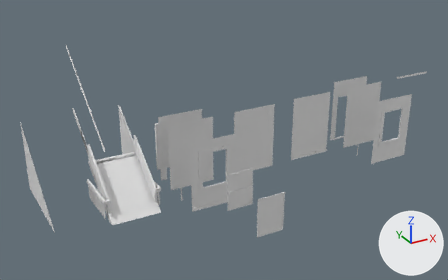
An edit to the Blender file resources/meshes/static/craftsmanWalls.blend, drawn before and after from the same camera.
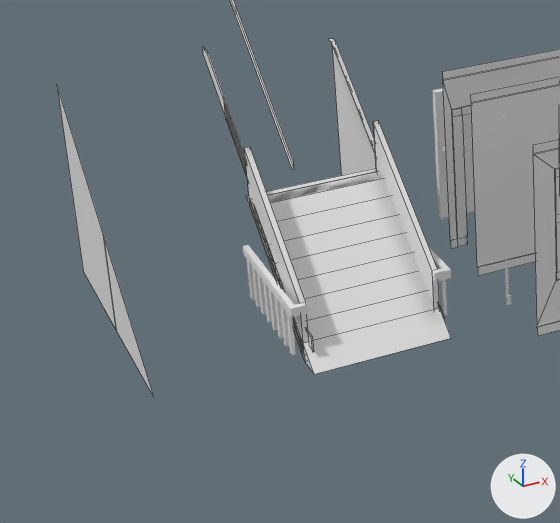
Each version is shown whole from a 50 mm lens placed at (-10.02, -24.03, 12.22), pointed at (1.17, -3.68, 2.05), then close up on the part from 0% to 45% of the width and 33% to 99% of the height. Every picture has the same lights, and +X, +Y and +Z are marked at lower right. The close-ups show mesh edges as thin lines.

Objects in the first close-up: 'craftsmanDoor', 'craftsmanDoorway', 'craftsmanFloorRailingLeft', 'craftsmanStairCrownTrimLeftBottom', 'craftsmanStairWallCornerNoTrim', 'craftsmanStairWallSide', 'craftsmanStairWallSideNoTrim', 'craftsmanStairsRailingLeft', 'craftsmanStairsRailingRight', 'craftsmanWall', 'craftsmanWindowframe', 'stairsCollision'.
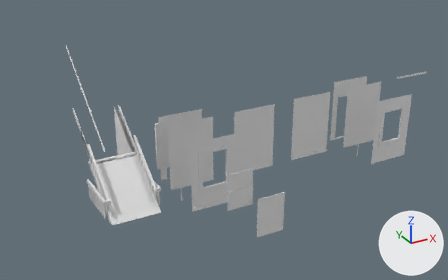
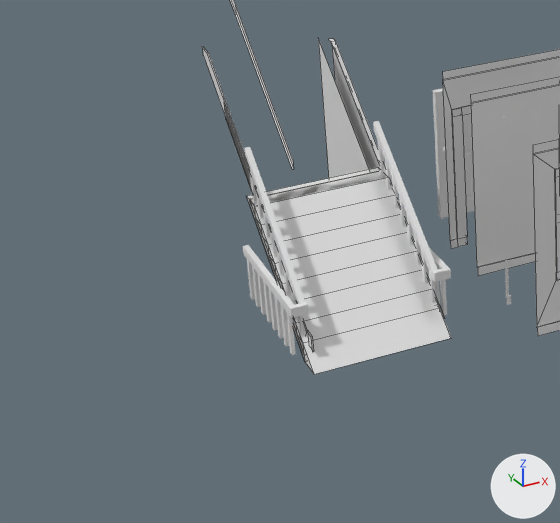
Where the newer file only moved an object's origin or applied its transform, the numbers keep the older frame.

Pixel boxes (x1, y1, x2, y2) of what changed, in the close-ups (560 x 523 px):
'stairsCollision', reshaped (19% shorter)
    before: (244, 121, 451, 374)
    after: (247, 168, 451, 374)
'craftsmanStairWallSideNoTrim', moved, rescaled
    before: (57, 86, 116, 328)
    after: (318, 39, 370, 178)
'craftsmanStairWallCornerNoTrim', moved, rescaled (not visible afterwards)
    before: (104, 238, 154, 396)
part 1 of me_stairscollision, deleted
    before: (244, 147, 308, 349)
part 2 of me_stairscollision, deleted
    before: (373, 121, 440, 309)
'craftsmanStairsRailingRight', unchanged, uncovered by the edit
    before: (373, 121, 438, 271)
    after: (373, 121, 438, 303)

The edits, one by one:
me_stairscollision has 26 vertices, 16 faces and spans x -1.0..1.0, y -1.38..1.13, z -0.1..2.3.
me_stairscollision is used by ob_stairscollision; location (-3.0, -3.0, 0.0).
me_stairscollision part 1: the loose piece of 9 vertices spanning x -1.0..-0.92, y -1.0..1.0, z 0.09..2.3 is deleted.
me_stairscollision part 2: the loose piece of 9 vertices spanning x 0.92..1.0, y -1.0..1.0, z 0.09..2.3 is deleted.
Object 'craftsmanStairWallCornerNoTrim' (ob_craftsmanstairwallcornernotrim) is rescaled from (-1.0, 1.0, 1.0) to (1.0, 1.0, 1.0).
Object 'craftsmanStairWallCornerNoTrim' (ob_craftsmanstairwallcornernotrim) moves from (-5.11, -3.0, 0.0) to (-3.1, -3.0, 0.0).
Object 'craftsmanStairWallSideNoTrim' (ob_craftsmanstairwallsidenotrim) is rescaled from (-1.0, 1.0, 1.0) to (1.0, 1.0, 1.0).
Object 'craftsmanStairWallSideNoTrim' (ob_craftsmanstairwallsidenotrim) moves from (-5.11, -1.0, 0.0) to (-3.1, -1.0, 0.0).
